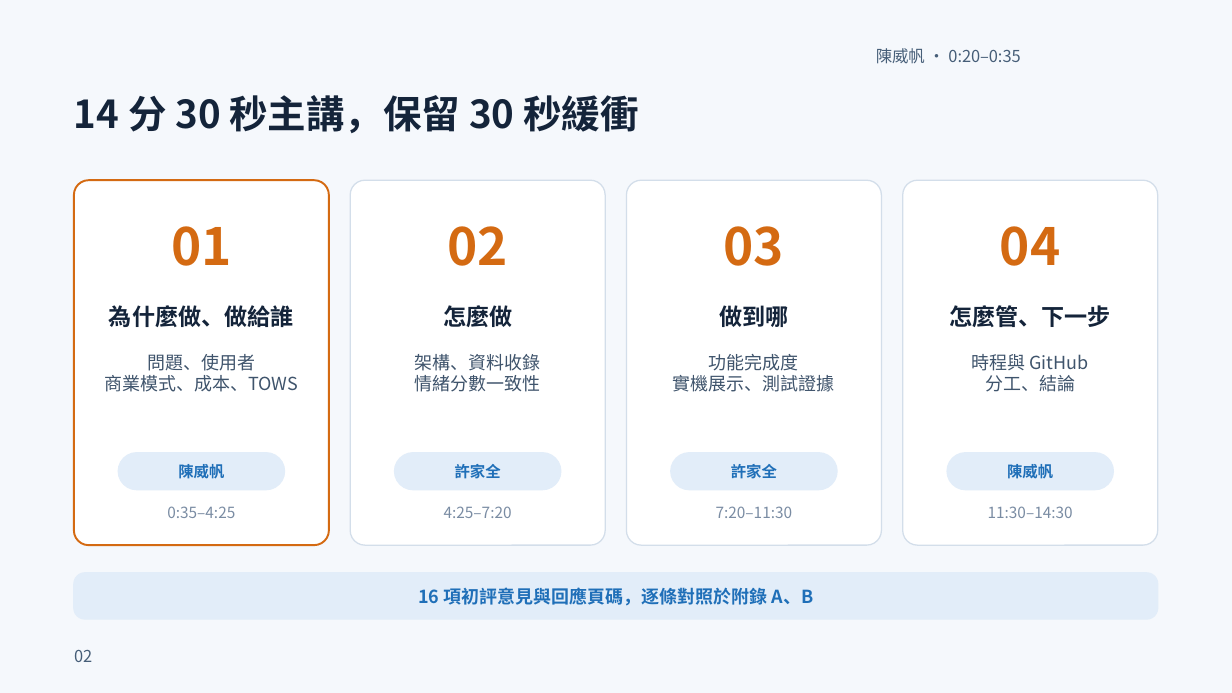
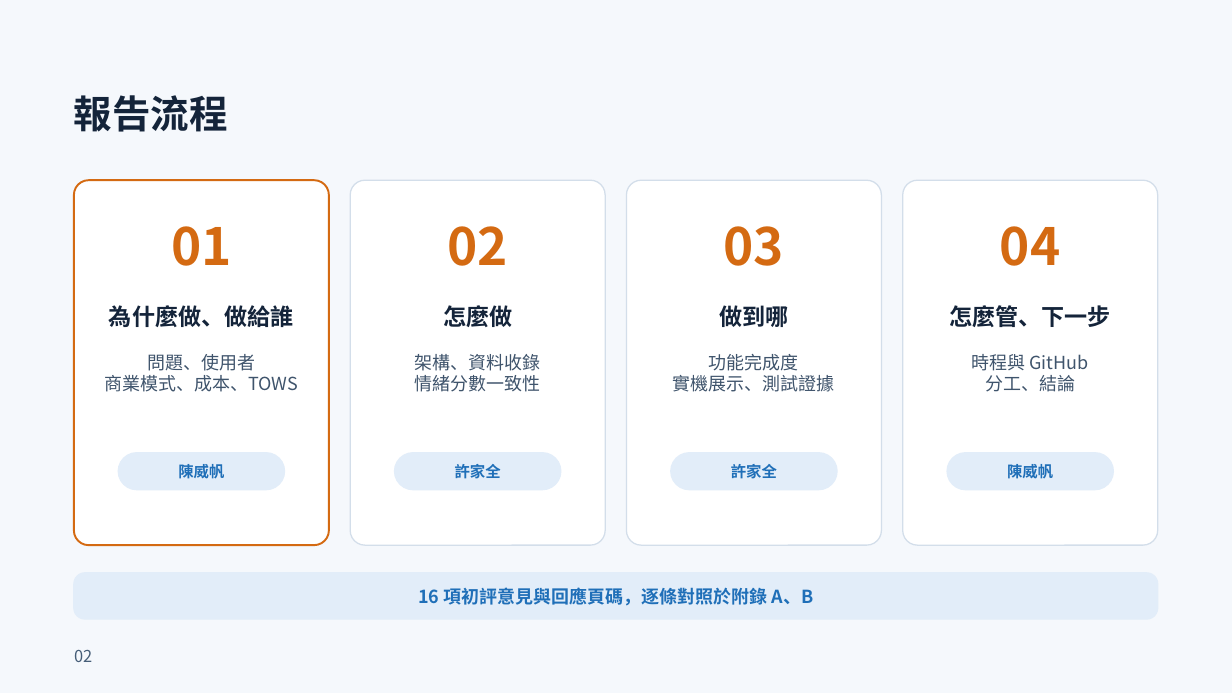
Before and after one commit to xujiaquan05/115405, a slide deck: slide 2 of output/ppt-review-20261011/final/MeBOD_複審簡報_第二輪修訂版.pptx. Drawn at 1232x693 pixels with LibreOffice and Linux fonts; fonts in the diff are those of the drawing. Boxes give left, top, right and bottom in pixels: in the first picture for what was removed or moved away, otherwise in the second. Text is boxed around its words. In the diff, an @@ line names an element or a change of style, - is before the commit and + after.

```diff
--- a/output/ppt-review-20261011/final/MeBOD_複審簡報_第二輪修訂版.pptx
+++ b/output/ppt-review-20261011/final/MeBOD_複審簡報_第二輪修訂版.pptx
@@ text removed at (x1=876, y1=48, x2=1020, y2=64) @@
-陳威帆 · 0:20–0:35
@@ text at (x1=74, y1=95, x2=228, y2=132): text changed @@
-14 分 30 秒主講，保留 30 秒緩衝
+報告流程
@@ text removed at (x1=167, y1=506, x2=235, y2=518) @@
-0:35–4:25
@@ text removed at (x1=444, y1=506, x2=512, y2=518) @@
-4:25–7:20
@@ text removed at (x1=716, y1=506, x2=793, y2=518) @@
-7:20–11:30
@@ text removed at (x1=988, y1=506, x2=1073, y2=518) @@
-11:30–14:30
```
Also in this commit, not shown: 18 other slides changed, 4 other files.
